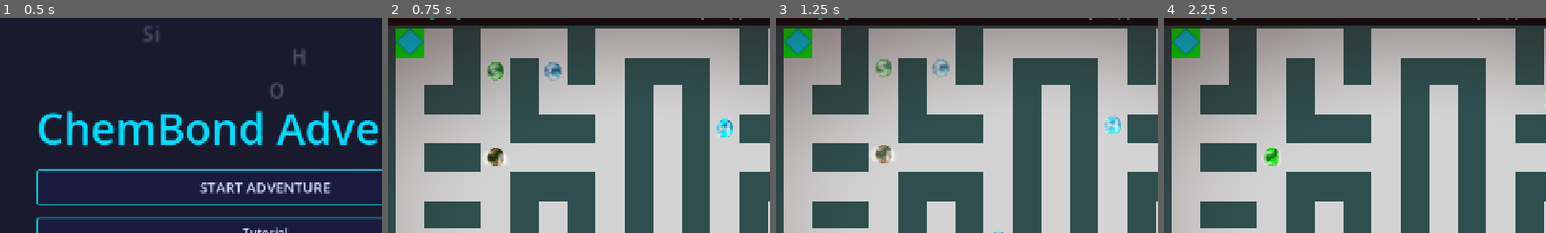
Above: before the commit, frames 1-4 (left to right).
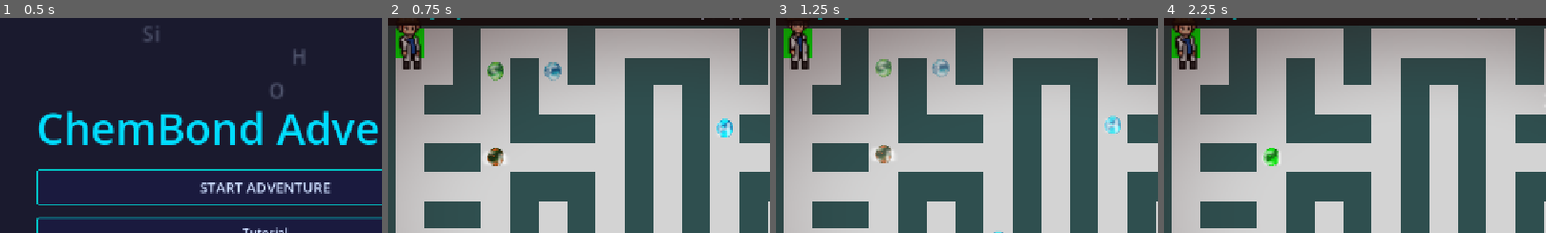
Above: after the commit, the same moments.

Repository: marshal-rizky/Chemistry-Maze
Game: Godot game, scene res://scenes/main_menu.tscn
The game is run twice, just before and just after one commit, with the same random seed, the same clock (stepped at 60 frames per second) and the same inputs. Sound files missing from this copy of the repository are replaced by a short silence.
Inputs:
- Up to frame 1 (0.5 s): no input
- Up to frame 2 (0.75 s): click "START ADVENTURE" at 0.5 s
- Up to frame 3 (1.25 s): no input
- Up to frame 4 (2.25 s): click "LEAVE" at 1.25 s; click "START ADVENTURE" at 2 s
The pictures show only the part of the screen within x 15-65%, y 4-54%; the shares and areas given below are measured in that part.

Frame 1 is identical in both runs. In frame 2, 1.1% of the frame differs, in the area x 2-10%, y 3-24%; in frame 3, 1.0%; in frame 4, 1.1%.
Error after the commit: Invalid call. Nonexistent function 'has_animation' in base 'AnimatedSprite2D'. (res://scripts/player.gd:148)

Commit message:
feat: wire AnimatedSprite2D and SpriteFrames for scientist character
- assets/sprites/scientist.tres: SpriteFrames resource with 14 animations
  (walk/idle/run/collect × N/S/E/W, idle fallback) referencing all 53
  frame PNGs from PixelLab ZIP
- scenes/player.tscn: Sprite2D → AnimatedSprite2D, autoplay idle,
  sprite_frames = scientist.tres

Co-Authored-By: Claude Sonnet 4.6 <noreply@anthropic.com>

Diff:
--- /dev/null
+++ b/assets/sprites/scientist.tres
@@ -0,0 +1,299 @@
+[gd_resource type="SpriteFrames" load_steps=54 format=3]
+
+[ext_resource type="Texture2D" path="res://assets/sprites/scientist/animations/walk/south/frame_000.png" id="1"]
+[ext_resource type="Texture2D" path="res://assets/sprites/scientist/animations/walk/south/frame_001.png" id="2"]
+[ext_resource type="Texture2D" path="res://assets/sprites/scientist/animations/walk/south/frame_002.png" id="3"]
+[ext_resource type="Texture2D" path="res://assets/sprites/scientist/animations/walk/south/frame_003.png" id="4"]
+[ext_resource type="Texture2D" path="res://assets/sprites/scientist/animations/walk/north/frame_000.png" id="5"]
+[ext_resource type="Texture2D" path="res://assets/sprites/scientist/animations/walk/north/frame_001.png" id="6"]
+[ext_resource type="Texture2D" path="res://assets/sprites/scientist/animations/walk/north/frame_002.png" id="7"]
+[ext_resource type="Texture2D" path="res://assets/sprites/scientist/animations/walk/north/frame_003.png" id="8"]
+[ext_resource type="Texture2D" path="res://assets/sprites/scientist/animations/walk/east/frame_000.png" id="9"]
+[ext_resource type="Texture2D" path="res://assets/sprites/scientist/animations/walk/east/frame_001.png" id="10"]
+[ext_resource type="Texture2D" path="res://assets/sprites/scientist/animations/walk/east/frame_002.png" id="11"]
+[ext_resource type="Texture2D" path="res://assets/sprites/scientist/animations/walk/east/frame_003.png" id="12"]
+[ext_resource type="Texture2D" path="res://assets/sprites/scientist/animations/walk/west/frame_000.png" id="13"]
+[ext_resource type="Texture2D" path="res://assets/sprites/scientist/animations/walk/west/frame_001.png" id="14"]
+[ext_resource type="Texture2D" path="res://assets/sprites/scientist/animations/walk/west/frame_002.png" id="15"]
+[ext_resource type="Texture2D" path="res://assets/sprites/scientist/animations/walk/west/frame_003.png" id="16"]
+[ext_resource type="Texture2D" path="res://assets/sprites/scientist/animations/idle/south/frame_000.png" id="17"]
+[ext_resource type="Texture2D" path="res://assets/sprites/scientist/animations/idle/south/frame_001.png" id="18"]
+[ext_resource type="Texture2D" path="res://assets/sprites/scientist/animations/idle/south/frame_002.png" id="19"]
+[ext_resource type="Texture2D" path="res://assets/sprites/scientist/animations/idle/south/frame_003.png" id="20"]
+[ext_resource type="Texture2D" path="res://assets/sprites/scientist/animations/idle/north/frame_000.png" id="21"]
+[ext_resource type="Texture2D" path="res://assets/sprites/scientist/animations/idle/north/frame_001.png" id="22"]
+[ext_resource type="Texture2D" path="res://assets/sprites/scientist/animations/idle/north/frame_002.png" id="23"]
+[ext_resource type="Texture2D" path="res://assets/sprites/scientist/animations/idle/north/frame_003.png" id="24"]
+[ext_resource type="Texture2D" path="res://assets/sprites/scientist/animations/idle/east/frame_000.png" id="25"]
+[ext_resource type="Texture2D" path="res://assets/sprites/scientist/animations/idle/east/frame_001.png" id="26"]
+[ext_resource type="Texture2D" path="res://assets/sprites/scientist/animations/idle/east/frame_002.png" id="27"]
+[ext_resource type="Texture2D" path="res://assets/sprites/scientist/animations/idle/east/frame_003.png" id="28"]
+[ext_resource type="Texture2D" path="res://assets/sprites/scientist/animations/idle/west/frame_000.png" id="29"]
+[ext_resource type="Texture2D" path="res://assets/sprites/scientist/animations/idle/west/frame_001.png" id="30"]
+[ext_resource type="Texture2D" path="res://assets/sprites/scientist/animations/idle/west/frame_002.png" id="31"]
+[ext_resource type="Texture2D" path="res://assets/sprites/scientist/animations/idle/west/frame_003.png" id="32"]
+[ext_resource type="Texture2D" path="res://assets/sprites/scientist/animations/run/south/frame_000.png" id="33"]
+[ext_resource type="Texture2D" path="res://assets/sprites/scientist/animations/run/south/frame_001.png" id="34"]
+[ext_resource type="Texture2D" path="res://assets/sprites/scientist/animations/run/south/frame_002.png" id="35"]
+[ext_resource type="Texture2D" path="res://assets/sprites/scientist/animations/run/south/frame_003.png" id="36"]
+[ext_resource type="Texture2D" path="res://assets/sprites/scientist/animations/run/north/frame_000.png" id="37"]
+[ext_resource type="Texture2D" path="res://assets/sprites/scientist/animations/run/north/frame_001.png" id="38"]
+[ext_resource type="Texture2D" path="res://assets/sprites/scientist/animations/run/north/frame_002.png" id="39"]
+[ext_resource type="Texture2D" path="res://assets/sprites/scientist/animations/run/north/frame_003.png" id="40"]
+[ext_resource type="Texture2D" path="res://assets/sprites/scientist/animations/run/east/frame_000.png" id="41"]
+[ext_resource type="Texture2D" path="res://assets/sprites/scientist/animations/run/east/frame_001.png" id="42"]
+[ext_resource type="Texture2D" path="res://assets/sprites/scientist/animations/run/east/frame_002.png" id="43"]
+[ext_resource type="Texture2D" path="res://assets/sprites/scientist/animations/run/east/frame_003.png" id="44"]
+[ext_resource type="Texture2D" path="res://assets/sprites/scientist/animations/run/west/frame_000.png" id="45"]
+[ext_resource type="Texture2D" path="res://assets/sprites/scientist/animations/run/west/frame_001.png" id="46"]
+[ext_resource type="Texture2D" path="res://assets/sprites/scientist/animations/run/west/frame_002.png" id="47"]
+[ext_resource type="Texture2D" path="res://assets/sprites/scientist/animations/run/west/frame_003.png" id="48"]
+[ext_resource type="Texture2D" path="res://assets/sprites/scientist/animations/collect/south/frame_000.png" id="49"]
+[ext_resource type="Texture2D" path="res://assets/sprites/scientist/animations/collect/south/frame_001.png" id="50"]
+[ext_resource type="Texture2D" path="res://assets/sprites/scientist/animations/collect/south/frame_002.png" id="51"]
+[ext_resource type="Texture2D" path="res://assets/sprites/scientist/animations/collect/south/frame_003.png" id="52"]
+[ext_resource type="Texture2D" path="res://assets/sprites/scientist/animations/collect/south/frame_004.png" id="53"]
+
+[resource]
+animations = [{
+"frames": [{
+"duration": 1.0,
+"texture": ExtResource("49")
+}, {
+"duration": 1.0,
+"texture": ExtResource("50")
+}, {
+"duration": 1.0,
+"texture": ExtResource("51")
+}, {
+"duration": 1.0,
+"texture": ExtResource("52")
+}, {
+"duration": 1.0,
+"texture": ExtResource("53")
+}],
+"loop": false,
+"name": &"collect",
+"speed": 12.0
+}, {
+"frames": [{
+"duration": 1.0,
+"texture": ExtResource("17")
+}, {
+"duration": 1.0,
+"texture": ExtResource("18")
+}, {
+"duration": 1.0,
+"texture": ExtResource("19")
+}, {
+"duration": 1.0,
+"texture": ExtResource("20")
+}],
+"loop": true,
+"name": &"idle",
+"speed": 4.0
+}, {
+"frames": [{
+"duration": 1.0,
+"texture": ExtResource("25")
+}, {
+"duration": 1.0,
+"texture": ExtResource("26")
+}, {
+"duration": 1.0,
+"texture": ExtResource("27")
+}, {
+"duration": 1.0,
+"texture": ExtResource("28")
+}],
+"loop": true,
+"name": &"idle_east",
+"speed": 4.0
+}, {
+"frames": [{
+"duration": 1.0,
+"texture": ExtResource("21")
+}, {
+"duration": 1.0,
+"texture": ExtResource("22")
+}, {
+"duration": 1.0,
+"texture": ExtResource("23")
+}, {
+"duration": 1.0,
+"texture": ExtResource("24")
+}],
+"loop": true,
+"name": &"idle_north",
+"speed": 4.0
+}, {
+"frames": [{
+"duration": 1.0,
+"texture": ExtResource("17")
+}, {
+"duration": 1.0,
+"texture": ExtResource("18")
+}, {
+"duration": 1.0,
+"texture": ExtResource("19")
+}, {
+"duration": 1.0,
+"texture": ExtResource("20")
+}],
+"loop": true,
+"name": &"idle_south",
+"speed": 4.0
+}, {
+"frames": [{
+"duration": 1.0,
+"texture": ExtResource("29")
+}, {
+"duration": 1.0,
+"texture": ExtResource("30")
+}, {
+"duration": 1.0,
+"texture": ExtResource("31")
+}, {
+"duration": 1.0,
+"texture": ExtResource("32")
+}],
+"loop": true,
+"name": &"idle_west",
+"speed": 4.0
+}, {
+"frames": [{
+"duration": 1.0,
+"texture": ExtResource("41")
+}, {
+"duration": 1.0,
+"texture": ExtResource("42")
+}, {
+"duration": 1.0,
+"texture": ExtResource("43")
+}, {
+"duration": 1.0,
+"texture": ExtResource("44")
+}],
+"loop": true,
+"name": &"run_east",
+"speed": 10.0
+}, {
+"frames": [{
+"duration": 1.0,
+"texture": ExtResource("37")
+}, {
+"duration": 1.0,
+"texture": ExtResource("38")
+}, {
+"duration": 1.0,
+"texture": ExtResource("39")
+}, {
+"duration": 1.0,
+"texture": ExtResource("40")
+}],
+"loop": true,
+"name": &"run_north",
+"speed": 10.0
+}, {
+"frames": [{
+"duration": 1.0,
+"texture": ExtResource("33")
+}, {
+"duration": 1.0,
+"texture": ExtResource("34")
+}, {
+"duration": 1.0,
+"texture": ExtResource("35")
+}, {
+"duration": 1.0,
+"texture": ExtResource("36")
+}],
+"loop": true,
+"name": &"run_south",
+"speed": 10.0
+}, {
+"frames": [{
+"duration": 1.0,
+"texture": ExtResource("45")
+}, {
+"duration": 1.0,
+"texture": ExtResource("46")
+}, {
+"duration": 1.0,
+"texture": ExtResource("47")
+}, {
+"duration": 1.0,
+"texture": ExtResource("48")
+}],
+"loop": true,
+"name": &"run_west",
+"speed": 10.0
+}, {
+"frames": [{
+"duration": 1.0,
+"texture": ExtResource("9")
+}, {
+"duration": 1.0,
+"texture": ExtResource("10")
+}, {
+"duration": 1.0,
+"texture": ExtResource("11")
+}, {
+"duration": 1.0,
+"texture": ExtResource("12")
+}],
+"loop": true,
+"name": &"walk_east",
+"speed": 8.0
+}, {
+"frames": [{
+"duration": 1.0,
+"texture": ExtResource("5")
+}, {
+"duration": 1.0,
+"texture": ExtResource("6")
+}, {
+"duration": 1.0,
+"texture": ExtResource("7")
+}, {
+"duration": 1.0,
+"texture": ExtResource("8")
+}],
+"loop": true,
+"name": &"walk_north",
+"speed": 8.0
+}, {
+"frames": [{
+"duration": 1.0,
+"texture": ExtResource("1")
+}, {
+"duration": 1.0,
+"texture": ExtResource("2")
+}, {
+"duration": 1.0,
+"texture": ExtResource("3")
+}, {
+"duration": 1.0,
+"texture": ExtResource("4")
+}],
+"loop": true,
+"name": &"walk_south",
+"speed": 8.0
+}, {
+"frames": [{
+"duration": 1.0,
+"texture": ExtResource("13")
+}, {
+"duration": 1.0,
+"texture": ExtResource("14")
+}, {
+"duration": 1.0,
+"texture": ExtResource("15")
+}, {
+"duration": 1.0,
+"texture": ExtResource("16")
+}],
+"loop": true,
+"name": &"walk_west",
+"speed": 8.0
+}]
--- a/scenes/player.tscn
+++ b/scenes/player.tscn
@@ -1,7 +1,7 @@
 [gd_scene format=3]
 
 [ext_resource type="Script" path="res://scripts/player.gd" id="1_player"]
-[ext_resource type="Texture2D" path="res://assets/sprites/player.png" id="2_sprite"]
+[ext_resource type="SpriteFrames" path="res://assets/sprites/scientist.tres" id="2_frames"]
 
 [sub_resource type="RectangleShape2D" id="RectangleShape2D_body"]
 size = Vector2(12, 12)
@@ -14,9 +14,11 @@
 motion_mode = 1
 script = ExtResource("1_player")
 
-[node name="Sprite2D" type="Sprite2D" parent="."]
+[node name="AnimatedSprite2D" type="AnimatedSprite2D" parent="."]
 texture_filter = 0
-texture = ExtResource("2_sprite")
+sprite_frames = ExtResource("2_frames")
+animation = &"idle"
+autoplay = "idle"
 
 [node name="CollisionShape2D" type="CollisionShape2D" parent="."]
 shape = SubResource("RectangleShape2D_body")
